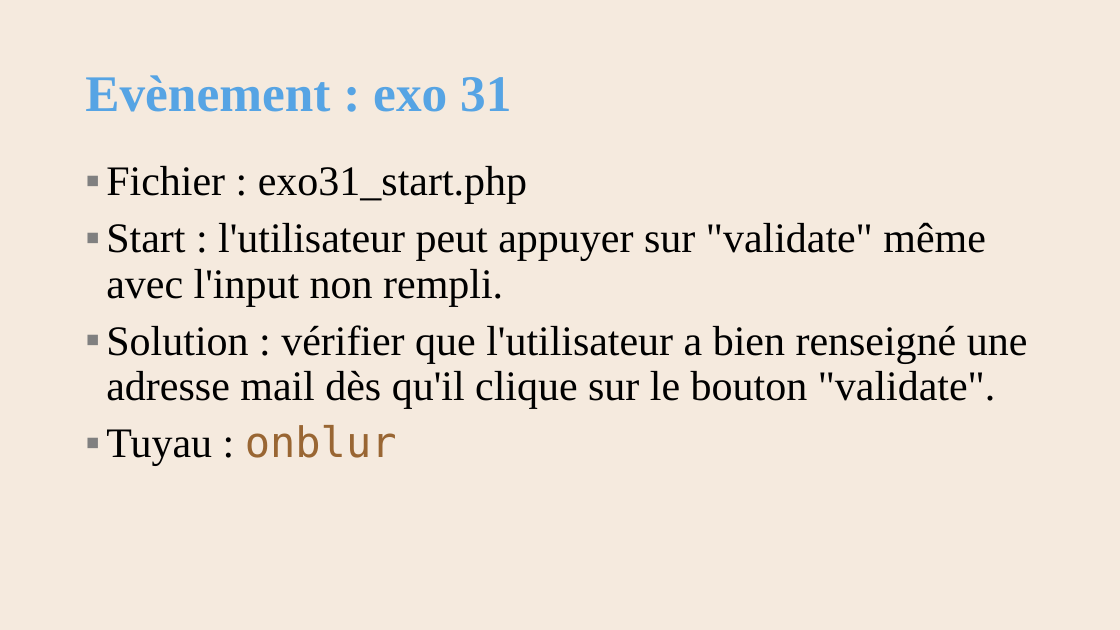
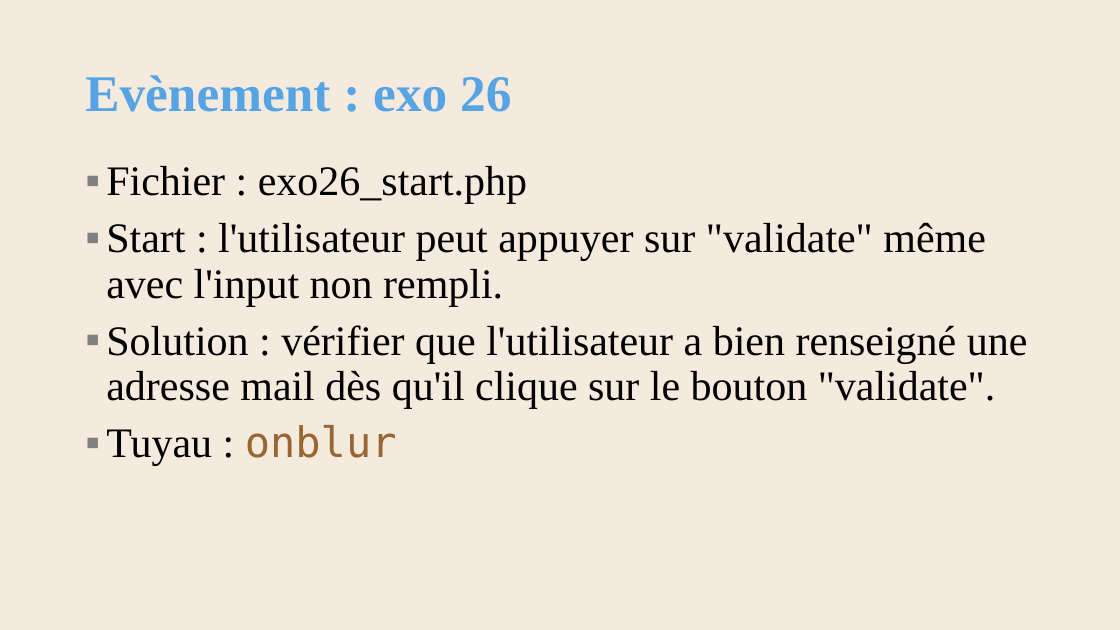
Before and after one commit to AlainWafflard/4IPW3, a slide deck: slide 56 of syllabus/17_javascript/syllabus_17_js.pptx. Drawn at 1120x630 pixels with LibreOffice and Linux fonts; fonts in the diff are those of the drawing; background and template pictures are left out. Boxes give left, top, right and bottom in pixels: in the first picture for what was removed or moved away, otherwise in the second. Text is boxed around its words. In the diff, an @@ line names an element or a change of style, - is before the commit and + after.

```diff
--- a/syllabus/17_javascript/syllabus_17_js.pptx
+++ b/syllabus/17_javascript/syllabus_17_js.pptx
@@ title at [85, 75, 511, 112]: text changed @@
-Evènement : exo 31
+Evènement : exo 26
@@ text at [106, 166, 527, 203]: text changed @@
-▪ Fichier : exo31_start.php
+▪ Fichier : exo26_start.php
```
Also in this commit, not shown: 30 other slides changed, 6 slides added, 14 other files.
